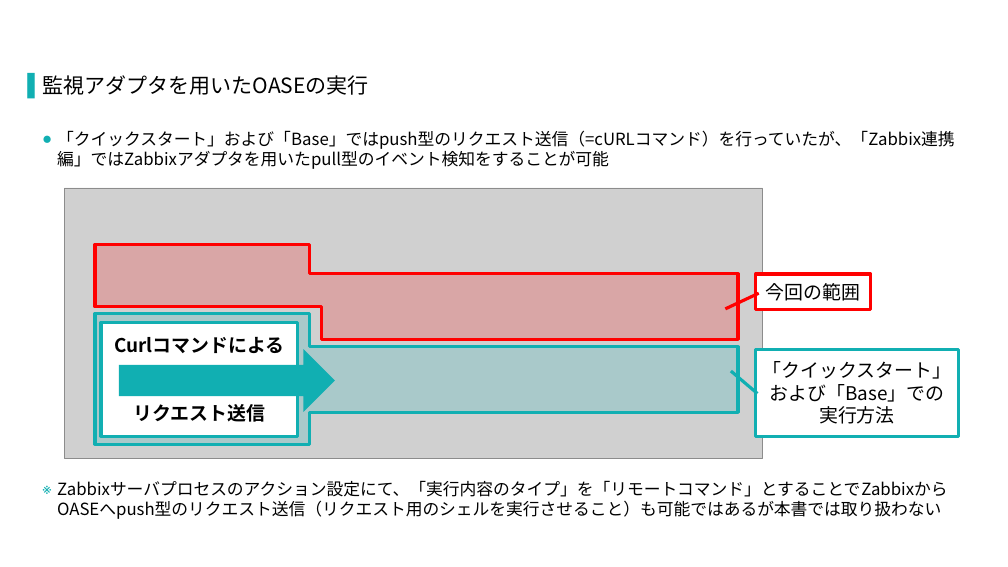
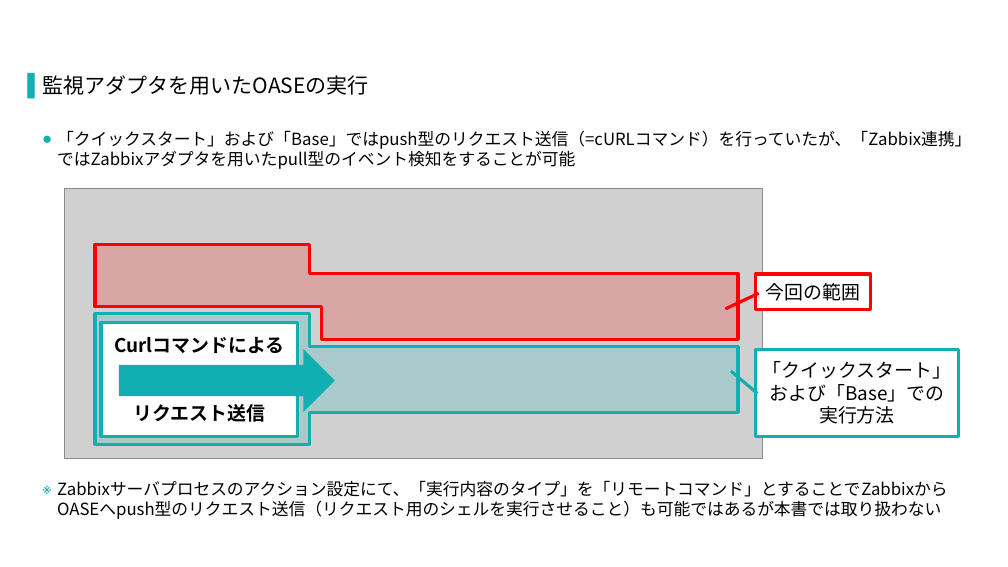
Before and after one commit to exastro-suite/oase-docs, a slide deck: slide 9 of asset/Learn_ja/OASE-zabbix_lecture_ja.pptx. Drawn at 1008x567 pixels with LibreOffice and Linux fonts; fonts in the diff are those of the drawing; grey boxes stand for pictures; background and template pictures are left out. Boxes give left, top, right and bottom in pixels: in the first picture for what was removed or moved away, otherwise in the second. Text is boxed around its words. In the diff, an @@ line names an element or a change of style, - is before the commit and + after.

```diff
--- a/asset/Learn_ja/OASE-zabbix_lecture_ja.pptx
+++ b/asset/Learn_ja/OASE-zabbix_lecture_ja.pptx
@@ text at bbox=[57, 130, 971, 169]: text changed @@
-  ● 「クイックスタート」および「Base」ではpush型のリクエスト送信（=cURLコマンド）を行っていたが、「Zabbix連携編」ではZabbixアダプタを用いたpull型のイベント検知をすることが可能
+  ● 「クイックスタート」および「Base」ではpush型のリクエスト送信（=cURLコマンド）を行っていたが、「Zabbix連携」ではZabbixアダプタを用いたpull型のイベント検知をすることが可能
```
Also in this commit, not shown: 5 other slides changed, 3 other files.
